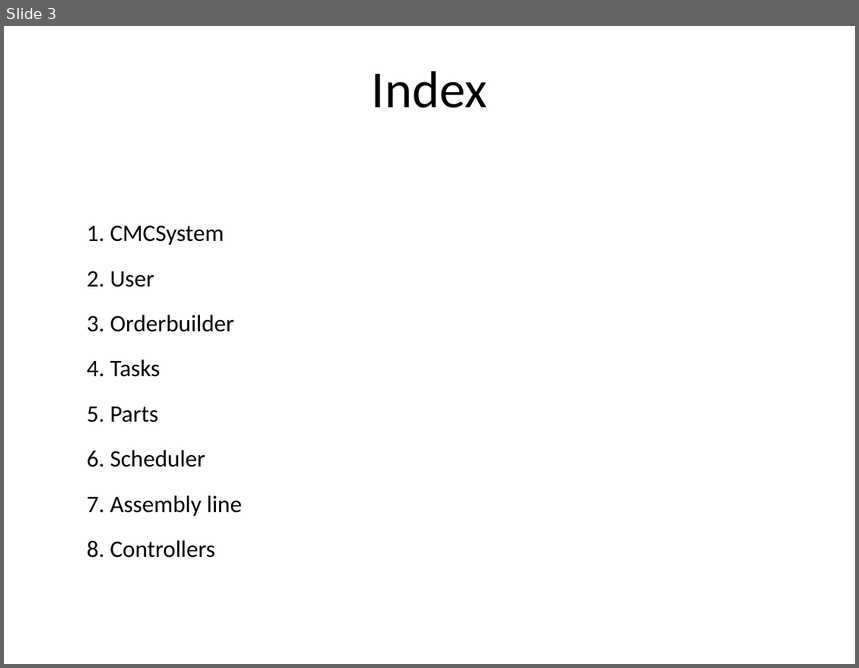
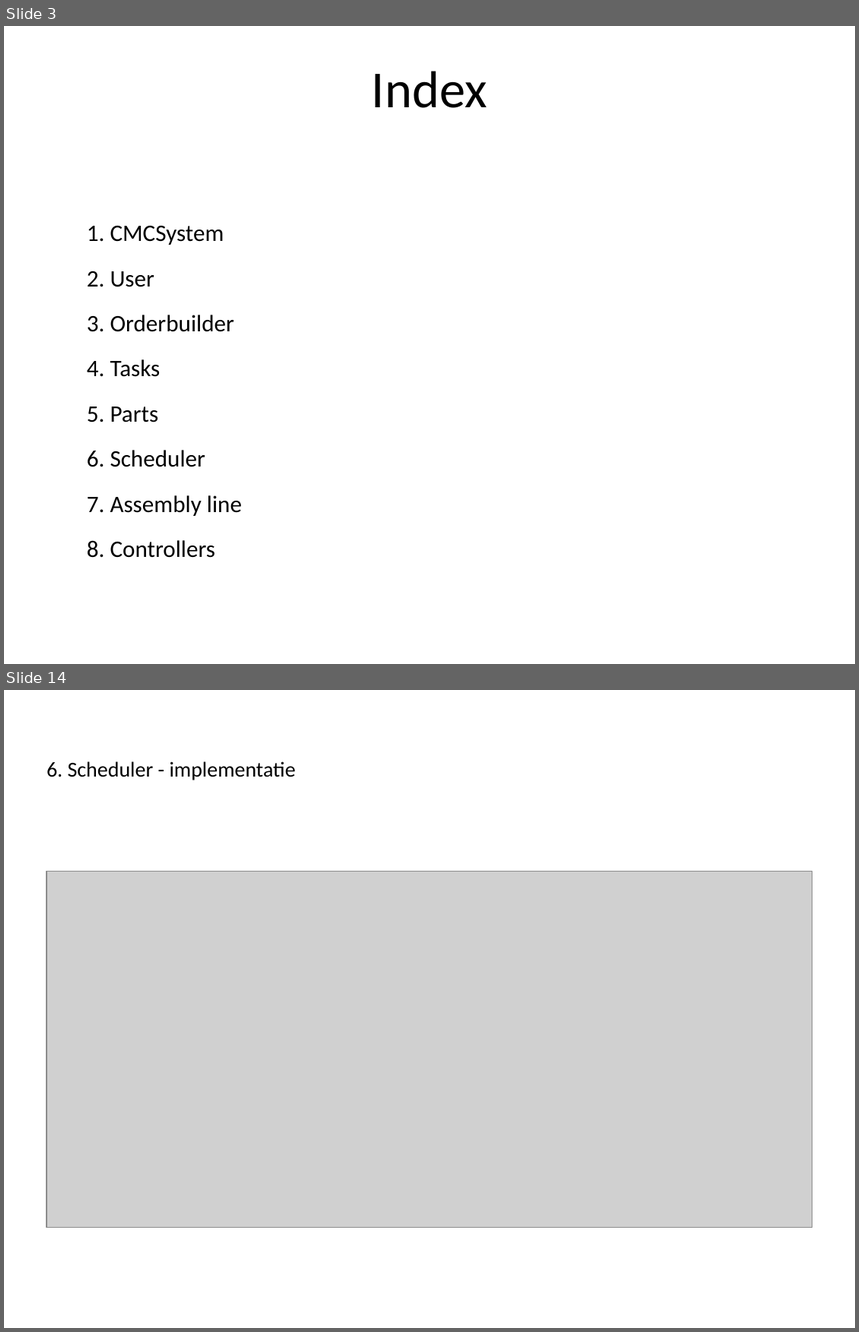
Before and after one commit to Novarg1/SWOP21, a slide deck: presentatie/Presentatie_Iteratie3.odp. Shown one above the other, each under a label of ours: slide 3 before the commit, slides 3 and 14 after it; the slides between them are not shown. The pictures are 859x668 and 859x1332 pixels, drawn with LibreOffice and Linux fonts; fonts in the diff are those of the drawing; grey boxes stand for pictures. Boxes give left, top, right and bottom in pixels: in the first picture for what was removed or moved away, otherwise in the second. Text is boxed around its words. In the diff, an @@ line names an element or a change of style, - is before the commit and + after.

```diff
--- a/presentatie/Presentatie_Iteratie3.odp
+++ b/presentatie/Presentatie_Iteratie3.odp
@@ slide 14 added at <box>4,690,855,1328</box>, background #FFFFFF @@
@@ title added at <box>47,761,296,780</box>, 18 pt, text #000000 @@
+6. Scheduler - implementatie
@@ picture added at <box>47,872,813,1228</box> @@
```
Also in this commit, not shown: 2 slides changed, 22 other slides added.
